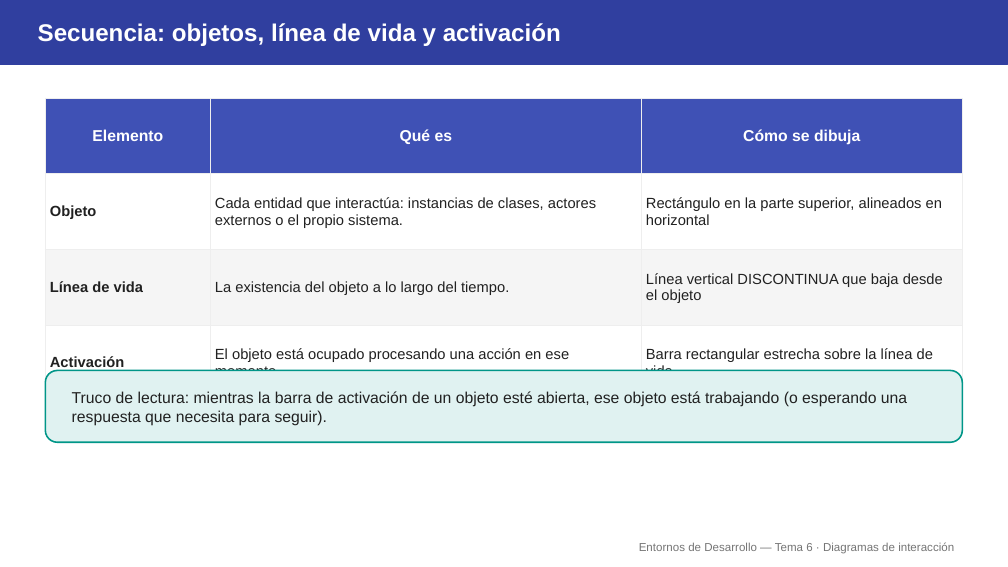
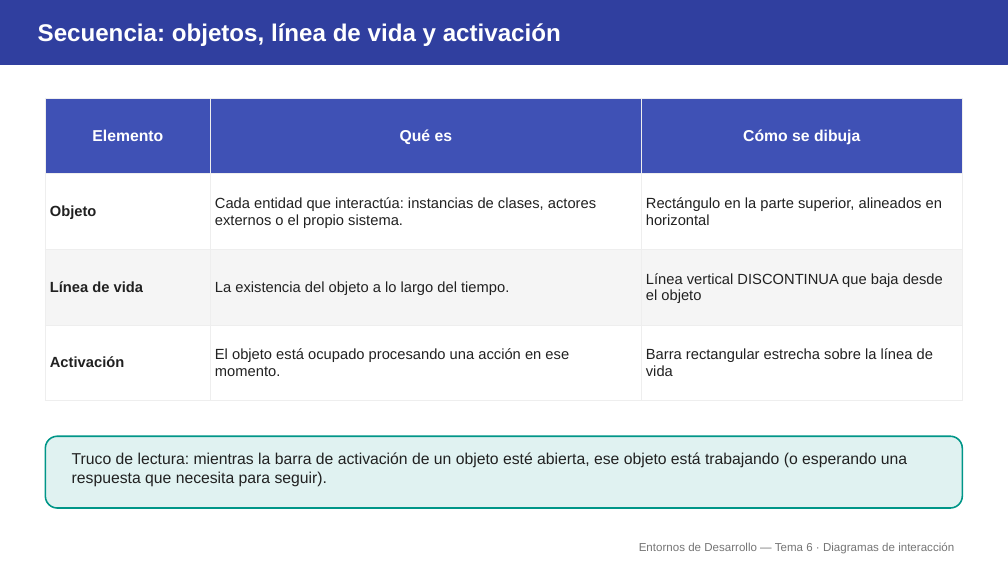
Before and after one commit to aitorventura/entornos-de-desarrollo, a slide deck: slide 4 of tema6/diapositivas/interaccion.pptx. Drawn at 1008x567 pixels with LibreOffice and Linux fonts; fonts in the diff are those of the drawing. Boxes give left, top, right and bottom in pixels: in the first picture for what was removed or moved away, otherwise in the second. Text is boxed around its words. In the diff, an @@ line names an element or a change of style, - is before the commit and + after.

```diff
--- a/tema6/diapositivas/interaccion.pptx
+++ b/tema6/diapositivas/interaccion.pptx
@@ table resized from (x1=45, y1=98, x2=963, y2=375) to (x1=45, y1=98, x2=963, y2=401) @@
@@ rounded rectangle moved from (x1=45, y1=371, x2=963, y2=442) to (x1=45, y1=436, x2=963, y2=508) @@
@@ text "Truco de lectura: mientras la ..." moved from (x1=72, y1=391, x2=907, y2=426) to (x1=72, y1=452, x2=907, y2=487) @@
```
Also in this commit, not shown: 7 other slides changed, 1 other file.
